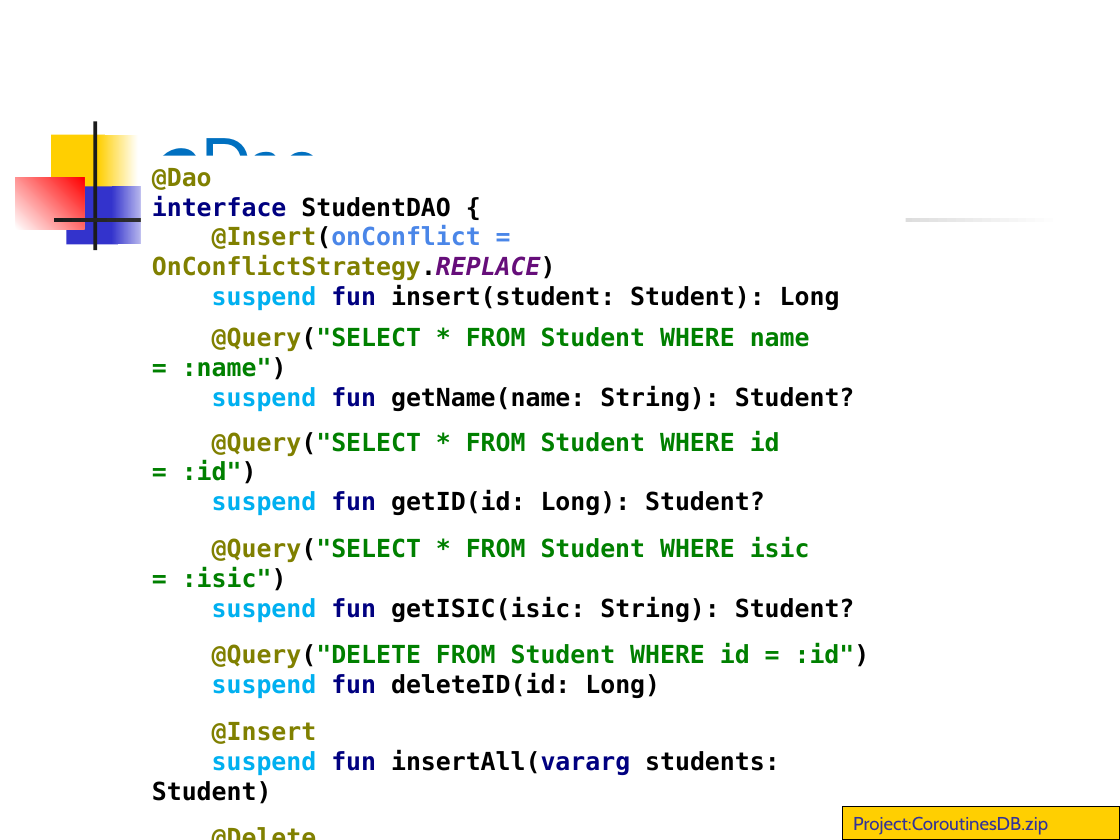
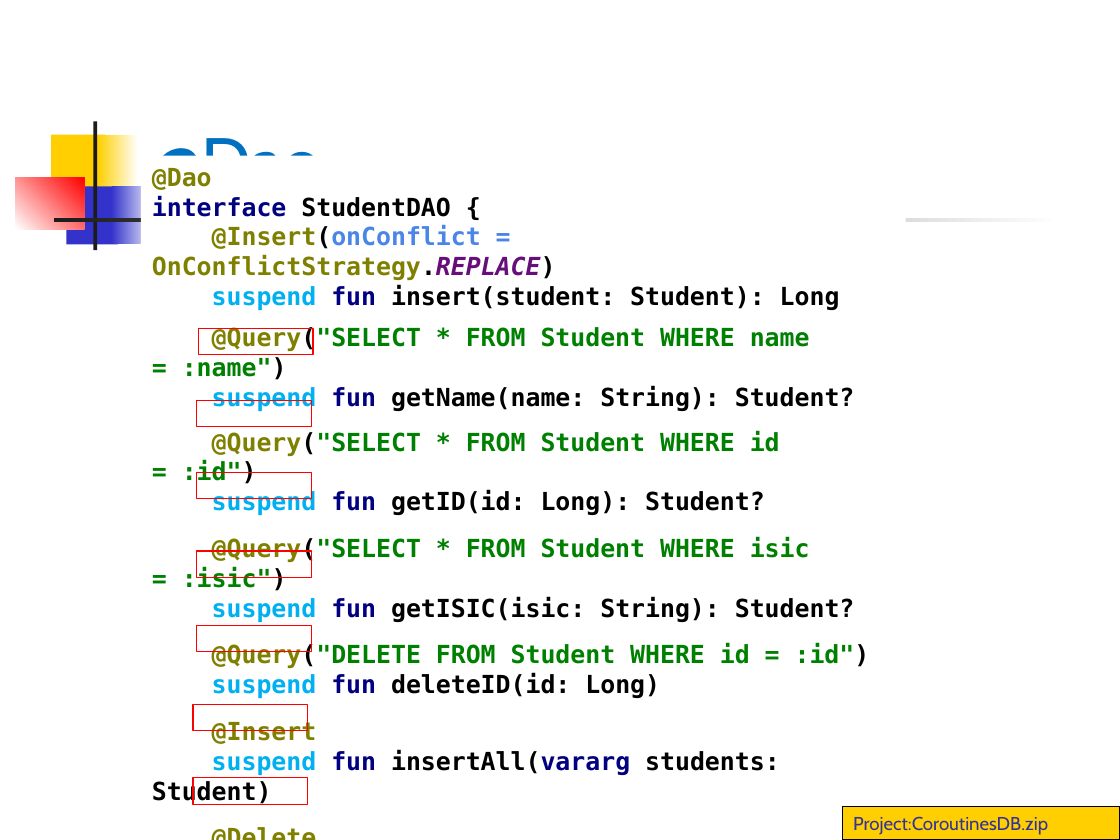
Before and after one commit to vmandro/Prednasky, a slide deck: slide 8 of 12/12_Android.ppt (slide 7 before the commit). Drawn at 1120x840 pixels with LibreOffice and Linux fonts; fonts in the diff are those of the drawing. Boxes give left, top, right and bottom in pixels: in the first picture for what was removed or moved away, otherwise in the second. Text is boxed around its words. In the diff, an @@ line names an element or a change of style, - is before the commit and + after.

```diff
--- a/12/12_Android.ppt
+++ b/12/12_Android.ppt
@@ rectangle added at <box>198,328,312,355</box>, outline #FF0000 0.74 pt @@
@@ rectangle added at <box>197,400,311,427</box>, outline #FF0000 0.74 pt @@
@@ rectangle added at <box>197,473,311,500</box>, outline #FF0000 0.74 pt @@
@@ rectangle added at <box>197,551,311,578</box>, outline #FF0000 0.74 pt @@
@@ rectangle added at <box>197,625,311,652</box>, outline #FF0000 0.74 pt @@
@@ rectangle added at <box>193,704,307,731</box>, outline #FF0000 0.74 pt @@
@@ rectangle added at <box>193,777,307,804</box>, outline #FF0000 0.74 pt @@
```
Also in this commit, not shown: 24 other slides changed, 6 slides added, 1 slide removed, 1 other file.
